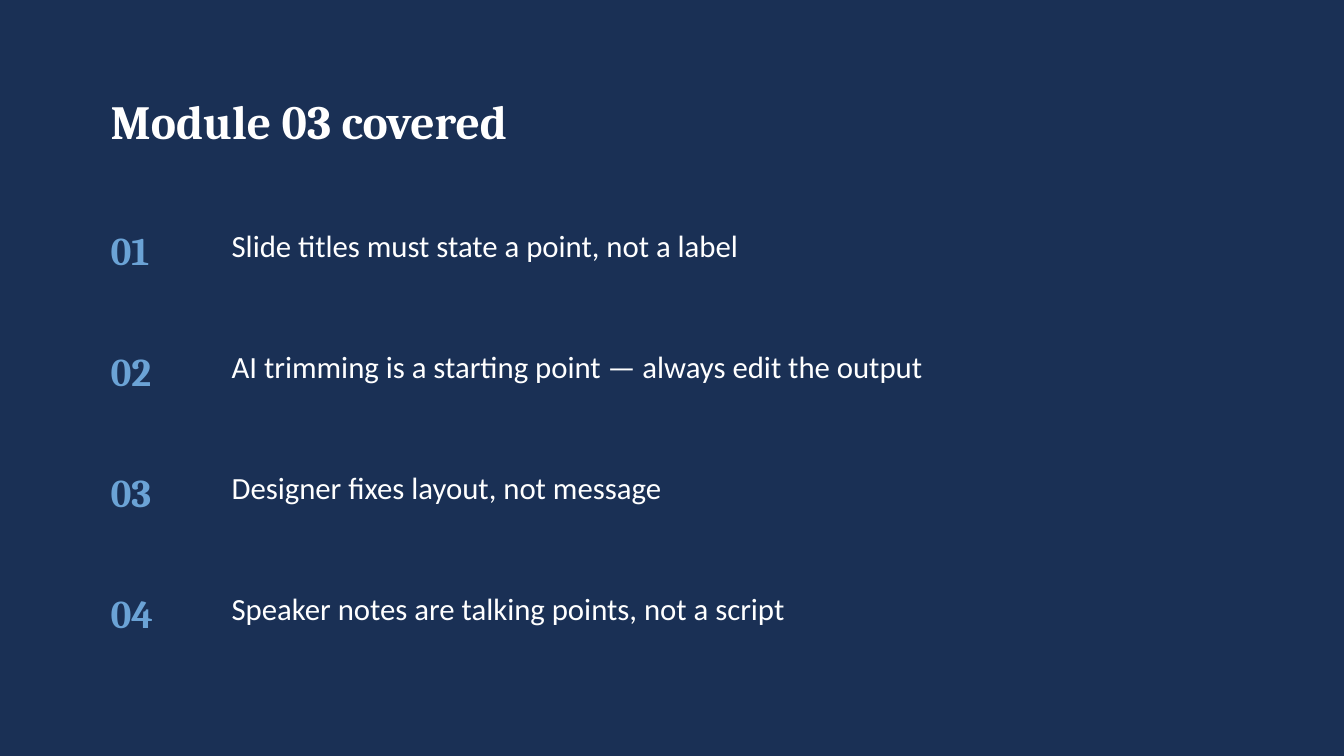
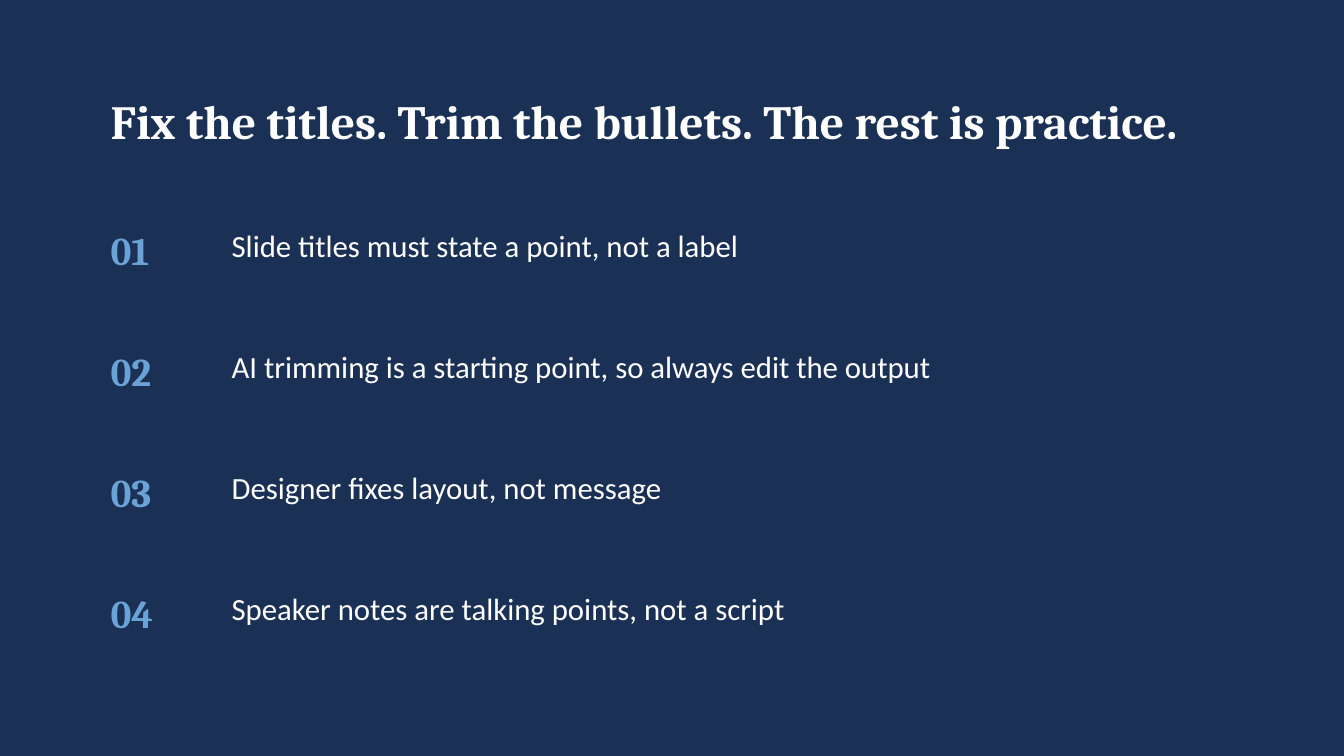
Before and after one commit to Asraf-JS/Presentation-With-AI-Workshop, a slide deck: slide 10 of 03-powerpoint-ai/Module03_Trainer_Deck.pptx. Drawn at 1344x756 pixels with LibreOffice and Linux fonts; fonts in the diff are those of the drawing. Boxes give left, top, right and bottom in pixels: in the first picture for what was removed or moved away, otherwise in the second. Text is boxed around its words. In the diff, an @@ line names an element or a change of style, - is before the commit and + after.

```diff
--- a/03-powerpoint-ai/Module03_Trainer_Deck.pptx
+++ b/03-powerpoint-ai/Module03_Trainer_Deck.pptx
@@ text at bbox=[111, 106, 1177, 149]: text changed @@
-Module 03 covered
+Fix the titles. Trim the bullets. The rest is practice.
@@ text at bbox=[232, 356, 930, 384]: text changed @@
-AI trimming is a starting point — always edit the output
+AI trimming is a starting point, so always edit the output
```
Also in this commit, not shown: 5 other slides changed.
